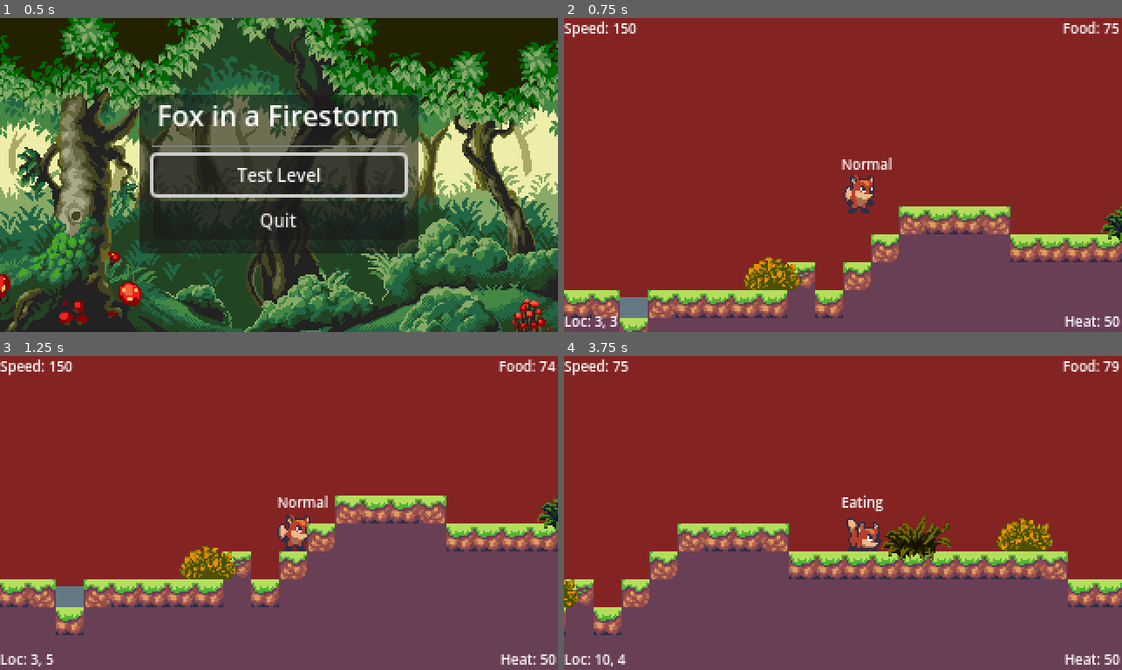
Above: before the commit, frames 1-4 (two rows, left to right).
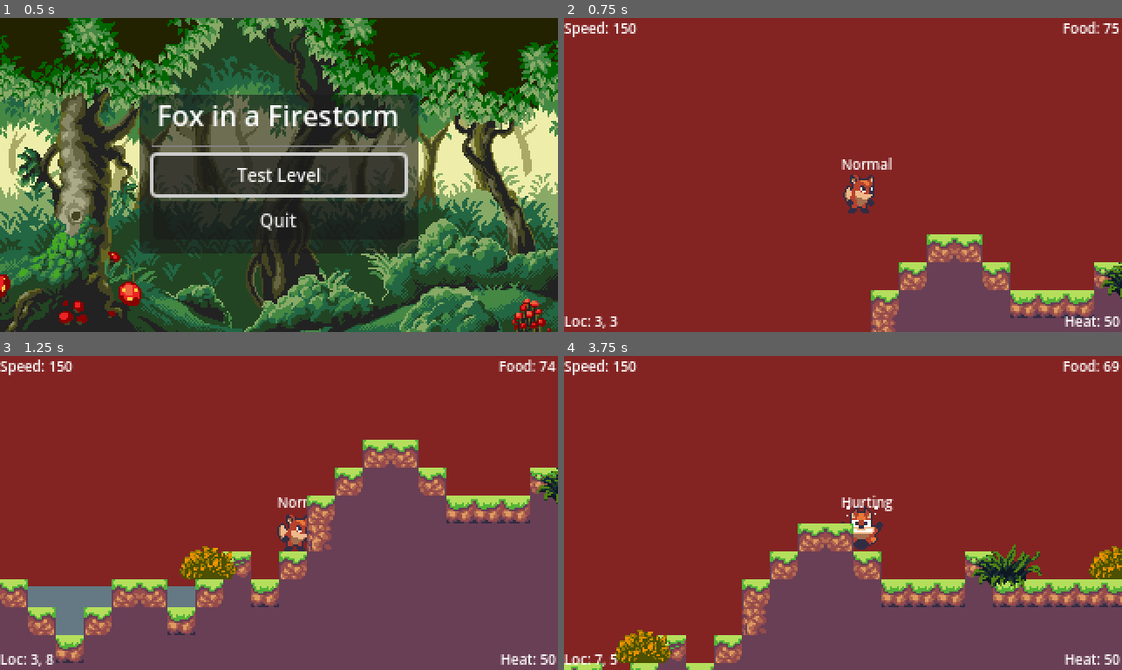
Above: after the commit, the same moments.

Repository: JP-Dhabolt/fox-in-a-firestorm
Game: Godot game, scene res://scenes/levels/Main.tscn
The game is run twice, just before and just after one commit, with the same random seed, the same clock (stepped at 60 frames per second) and the same inputs. The engine's default icon, where the game draws it, is replaced by a stand-in: a white triangle on a blue panel in a dark square.
Inputs:
- Up to frame 1 (0.5 s): no input
- Up to frame 2 (0.75 s): click "Test Level" at 0.5 s
- Up to frame 3 (1.25 s): no input
- Up to frame 4 (3.75 s): hold D (move_right) 1.28-2.78 s; tap S (pounce) every 0.75 s from 1.35 to 3.6 s; tap Space (jump) at 1.52, 2.27 s; hold A (move_left) 2.78-3.53 s; hold D (move_right) from 3.53 s (still down)

Frame 1 is identical in both runs. In frame 2, 19% of the frame differs, in the area x 0-100%, y 60-100%; in frame 3, 13%; in frame 4, 23%, in the area x 0-100%, y 1-100%.

Commit message:
Fix initial terrain generation

Diff:
--- a/game/scenes/levels/TestLevel/TestLevel.tscn
+++ b/game/scenes/levels/TestLevel/TestLevel.tscn
@@ -21,6 +21,8 @@
 [node name="TerrainGenerator" parent="." instance=ExtResource("5_p6tqq")]
 position = Vector2(-128, -128)
 spawnable_items = Array[ExtResource("4_o5si1")]([ExtResource("4_dxeso"), ExtResource("5_c7lt4")])
+max_depth = 14
+water_depth = 7
 
 [node name="MenuModal" parent="." instance=ExtResource("5_hsehm")]
 
@@ -28,4 +30,4 @@
 
 [connection signal="entered_water" from="TerrainGenerator" to="Player" method="_on_terrain_generator_entered_water"]
 [connection signal="exited_water" from="TerrainGenerator" to="Player" method="_on_terrain_generator_exited_water"]
-[connection signal="body_entered" from="TerrainGenerator/Leaves" to="TerrainGenerator/Leaves" method="_on_Leaves_body_entered"]
+[connection signal="body_entered" from="TerrainGenerator/@Area2D@20671" to="TerrainGenerator/@Area2D@20671" method="_on_Leaves_body_entered"]
--- a/game/scenes/systems/TerrainGenerator/TerrainGenerator.gd
+++ b/game/scenes/systems/TerrainGenerator/TerrainGenerator.gd
@@ -7,11 +7,9 @@
 @export var water_scene: PackedScene
 
 @export_group("Terrain Size")
-@export var upper_terrain_limit: int = 4: set = _set_upper_terrain_limit, get = _get_upper_terrain_limit
-@export var lower_terrain_limit: int = 12: set = _set_lower_terrain_limit, get = _get_lower_terrain_limit
-@export var water_height_in_tiles: int = 8: set = _set_water_height_in_tiles, get = _get_water_height_in_tiles
-@export var minimum_x_generation_tiles: int = 20
-@export var draw_depth: int = 36
+@export var max_height_offset: int = 4: set = _set_max_height_offset, get = _get_max_height_offset
+@export var max_depth: int = 8: set = _set_max_depth, get = _get_max_depth
+@export var water_depth: int = 4: set = _set_water_depth, get = _get_water_depth
 
 @export_group("Noise")
 @export var force_refresh: bool = false: set = _editor_force_redraw, get = _return_false
@@ -25,8 +23,13 @@
 
 const TILE_HEIGHT_IN_PIXELS: int = 16
 
-var earliest_x_drawn: int = 0
-var latest_x_drawn: int = -1
+var min_y: int
+var max_y: int
+var water_height_in_tiles: int
+var draw_depth: int
+var minimum_x_generation_tiles: int = 40
+var earliest_x_drawn: int
+var latest_x_drawn: int
 var elapsed_time = 0.0
 var rng: RandomNumberGenerator = RandomNumberGenerator.new()
 var instance_dict: Dictionary = {}
@@ -50,11 +53,16 @@
 
 func _ready():
 	ground_layer.clear()
+	min_y = max_height_offset
+	max_y = max_height_offset + max_depth
+	water_height_in_tiles = max_height_offset + water_depth
+	draw_depth = max_y + 10
+	_reset_earliest_and_latest_x_drawn()
 
 	if not Engine.is_editor_hint():
 		noise.seed = randi()
 
-	_draw_and_clear_map(0)
+	_draw_and_clear_map(1)
 
 func _verify_spawnable_items():
 	var total_spawn_chance = 0.0
@@ -205,7 +213,7 @@
 			break
 
 func _erase_tile(x: int):
-	for y in range(upper_terrain_limit, lower_terrain_limit):
+	for y in range(min_y, max_y):
 		ground_layer.erase_cell(Vector2i(x, y))
 	_erase_object(x)
 	_erase_water(x)
@@ -234,8 +242,8 @@
 func _determine_y_value(x: int):
 	var noise_value = noise.get_noise_1d(x)
 	var normalized_noise = (noise_value + 1) / 2
-	var y_range = lower_terrain_limit - upper_terrain_limit
-	return upper_terrain_limit + int(normalized_noise * y_range)
+	var y_range = max_y - min_y
+	return min_y + int(normalized_noise * y_range)
 
 func redraw_terrain():
 	ground_layer.clear()
@@ -251,9 +259,8 @@
 
 	noise.seed = randi()
 
-	earliest_x_drawn = 0
-	latest_x_drawn = -1
-	_draw_and_clear_map(0)
+	_reset_earliest_and_latest_x_drawn()
+	_draw_and_clear_map(1)
 
 func _on_water_entered_water(body: Node2D):
 	entered_water.emit(body)
@@ -271,30 +278,38 @@
 func _return_false():
 	return false
 
-func _set_water_height_in_tiles(height: int):
-	# If the water is allowed to be less than upper_terrain_limit, it will generate infinitely
-	water_height_in_tiles = max(min(lower_terrain_limit, height), upper_terrain_limit + 1)
+func _set_water_depth(depth: int):
+	water_depth = depth
+	water_height_in_tiles = max_height_offset + water_depth
 	if Engine.is_editor_hint():
 		redraw_terrain()
 
-func _set_lower_terrain_limit(height: int):
-	lower_terrain_limit = height
+func _set_max_depth(depth: int):
+	max_depth = depth
+	max_y = max_height_offset + max_depth
 	if Engine.is_editor_hint():
 		redraw_terrain()
 
-func _set_upper_terrain_limit(height: int):
-	upper_terrain_limit = height
+func _set_max_height_offset(tiles: int):
+	max_height_offset = tiles
+	min_y = max_height_offset
+	max_y = max_height_offset + max_depth
+	water_height_in_tiles = max_height_offset + water_depth
 	if Engine.is_editor_hint():
 		redraw_terrain()
 
-func _get_lower_terrain_limit():
-	return lower_terrain_limit
-
-func _get_upper_terrain_limit():
-	return upper_terrain_limit
-
-func _get_water_height_in_tiles():
-	return max(water_height_in_tiles, upper_terrain_limit + 1)
+func _get_max_depth():
+	return max_depth
+
+func _get_max_height_offset():
+	return max_height_offset
+
+func _get_water_depth():
+	return water_depth
 
 func _is_in_water(y_val) -> bool:
 	return y_val > water_height_in_tiles
+
+func _reset_earliest_and_latest_x_drawn():
+	earliest_x_drawn = -minimum_x_generation_tiles * 3
+	latest_x_drawn = earliest_x_drawn - 1
